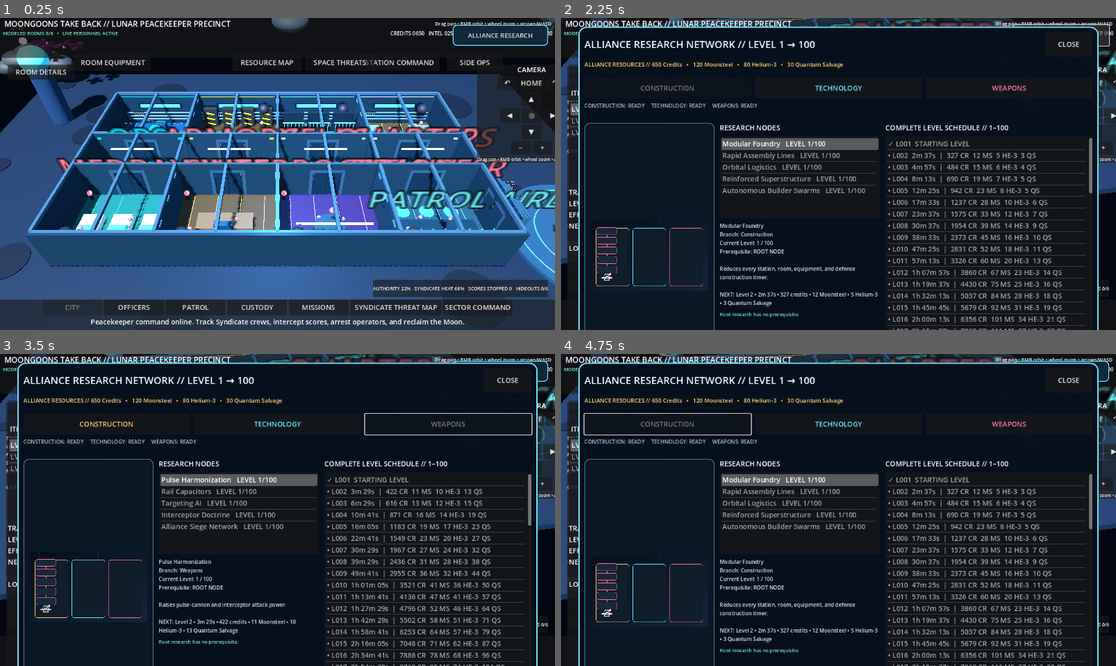
Above: before the commit, frames 1-4 (two rows, left to right).
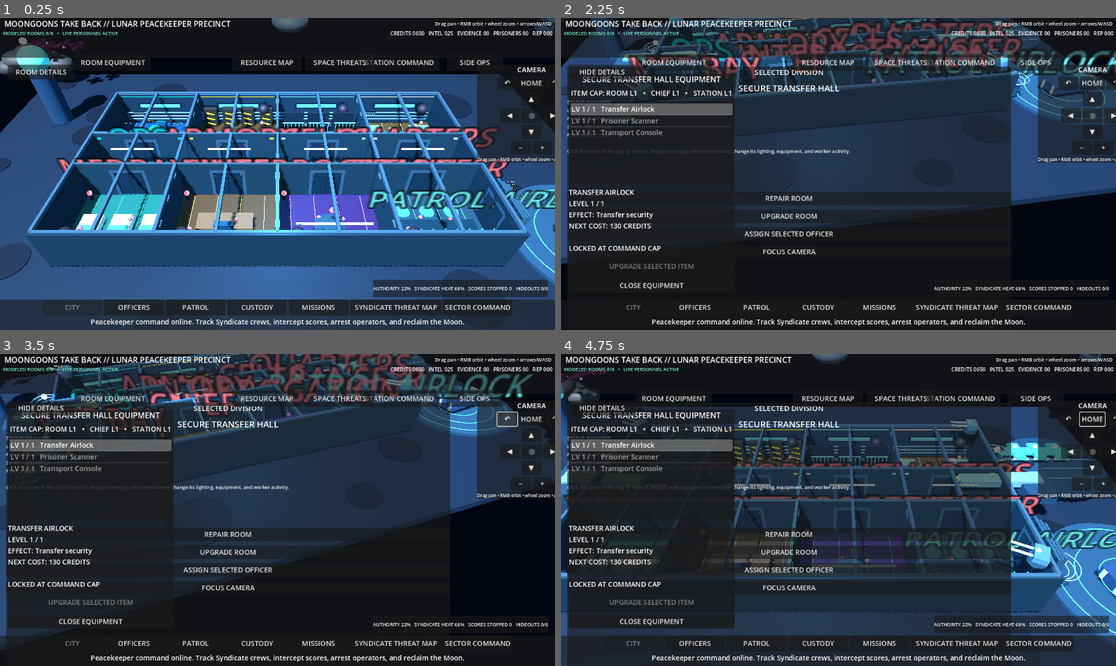
Above: after the commit, the same moments.

Repository: POTD725/MoonGoons-Take-Back
Game: Godot game, scene res://scenes/LivingPrecinct.tscn
The game is run twice, just before and just after one commit, with the same random seed, the same clock (stepped at 60 frames per second) and the same inputs.
Inputs (mouse positions are in pixels of both pictures, inside the frame that each line leads up to):
- Up to frame 1 (0.25 s): no input
- Up to frame 2 (2.25 s): tap Enter at 0.5 s; move the mouse to (960, 158) at 0.52 s; hold D 0.53-1.25 s; tap Q at 0.6 s; click (960, 158) at 0.67 s; tap Space at 0.77 s; drag from (727, 189) to (810, 236) at 1.27 s; click (1060, 36) at 2 s, where only the run before the commit has a clickable "ALLIANCE RESEARCH"
- Up to frame 3 (3.5 s): click "↶" at 2.75 s
- Up to frame 4 (4.75 s): click "HOME" at 3.5 s; click (666, 422) at 4.25 s, where only the run before the commit has a clickable "CONSTRUCTION"

The runs differ from the first frame. In frame 1, 1.1% of the frame differs, in the area x 81-99%, y 2-9%; in frame 2, 47%; in frame 3, 48%; in frame 4, 57%, in the area x 0-100%, y 0-100%.
Error in both runs: Invalid access to property or key 'scene_changed' on a base object of type 'SceneTree'. (res://scripts/take_back_campaign_state.gd:70)

Commit message:
Load Alliance art after import and poll scenes on Godot 4.3

Diff:
--- a/scripts/alliance_research_overlay.gd
+++ b/scripts/alliance_research_overlay.gd
@@ -1,7 +1,7 @@
 extends CanvasLayer
 ## Visual alliance research browser with exact Level 1-100 schedules.
 
-const TREE_ART: Texture2D = preload("res://assets/ui/alliance_research_tree.svg")
+const TREE_ART_PATH: String = "res://assets/ui/alliance_research_tree.svg"
 
 var root_control: Control
 var open_button: Button
@@ -19,6 +19,7 @@
 var selected_branch: String = "construction"
 var selected_node_id: String = "modular_foundry"
 var refresh_clock: float = 0.0
+var last_scene_name: String = ""
 
 func _ready() -> void:
 	layer = 80
@@ -26,14 +27,23 @@
 	if DisplayServer.get_name() == "headless":
 		return
 	_build_interface()
-	get_tree().scene_changed.connect(_on_scene_changed)
-	AllianceResearch.research_changed.connect(_refresh)
-	ResourceHarvest.resources_changed.connect(_refresh)
-	PrecinctState.state_changed.connect(_refresh)
+	if not AllianceResearch.research_changed.is_connected(_refresh):
+		AllianceResearch.research_changed.connect(_refresh)
+	if not ResourceHarvest.resources_changed.is_connected(_refresh):
+		ResourceHarvest.resources_changed.connect(_refresh)
+	if not PrecinctState.state_changed.is_connected(_refresh):
+		PrecinctState.state_changed.connect(_refresh)
 	_on_scene_changed(get_tree().current_scene)
 
 func _process(delta: float) -> void:
-	if root_control == null or not root_control.visible:
+	if root_control == null:
+		return
+	var scene: Node = get_tree().current_scene
+	var scene_name: String = scene.name if scene != null else ""
+	if scene_name != last_scene_name:
+		last_scene_name = scene_name
+		_on_scene_changed(scene)
+	if not root_control.visible:
 		return
 	refresh_clock += delta
 	if refresh_clock >= 0.5:
@@ -123,7 +133,10 @@
 	art_frame.add_theme_stylebox_override("panel", _panel_style(Color("0a1725"), Color("526d80"), 2, 12))
 	content.add_child(art_frame)
 	var art := TextureRect.new()
-	art.texture = TREE_ART
+	var art_texture: Texture2D = null
+	if ResourceLoader.exists(TREE_ART_PATH):
+		art_texture = load(TREE_ART_PATH) as Texture2D
+	art.texture = art_texture
 	art.expand_mode = TextureRect.EXPAND_IGNORE_SIZE
 	art.stretch_mode = TextureRect.STRETCH_KEEP_ASPECT_CENTERED
 	art_frame.add_child(art)
@@ -269,14 +282,7 @@
 	var parent_text: String = "ROOT NODE"
 	if not parent_id.is_empty():
 		parent_text = "%s • GAP %d" % [AllianceResearch.node_name(parent_id), int(definition.get("gap", 0))]
-	detail_label.text = "%s
-Branch: %s
-Current Level: %d / 100
-Prerequisite: %s
-
-%s
-
-NEXT: %s" % [
+	detail_label.text = "%s\nBranch: %s\nCurrent Level: %d / 100\nPrerequisite: %s\n\n%s\n\nNEXT: %s" % [
 		String(definition.get("name", "Research")),
 		selected_branch.capitalize(), current_level, parent_text,
 		String(definition.get("benefit", "")),
@@ -306,8 +312,6 @@
 				int(costs.get("helium3", 0)), int(costs.get("quantum_salvage", 0))
 			]
 		schedule_list.add_item(line)
-	if current_level > 1:
-		schedule_list.ensure_current_is_visible()
 
 func _refresh_jobs() -> void:
 	var parts: Array[String] = []
